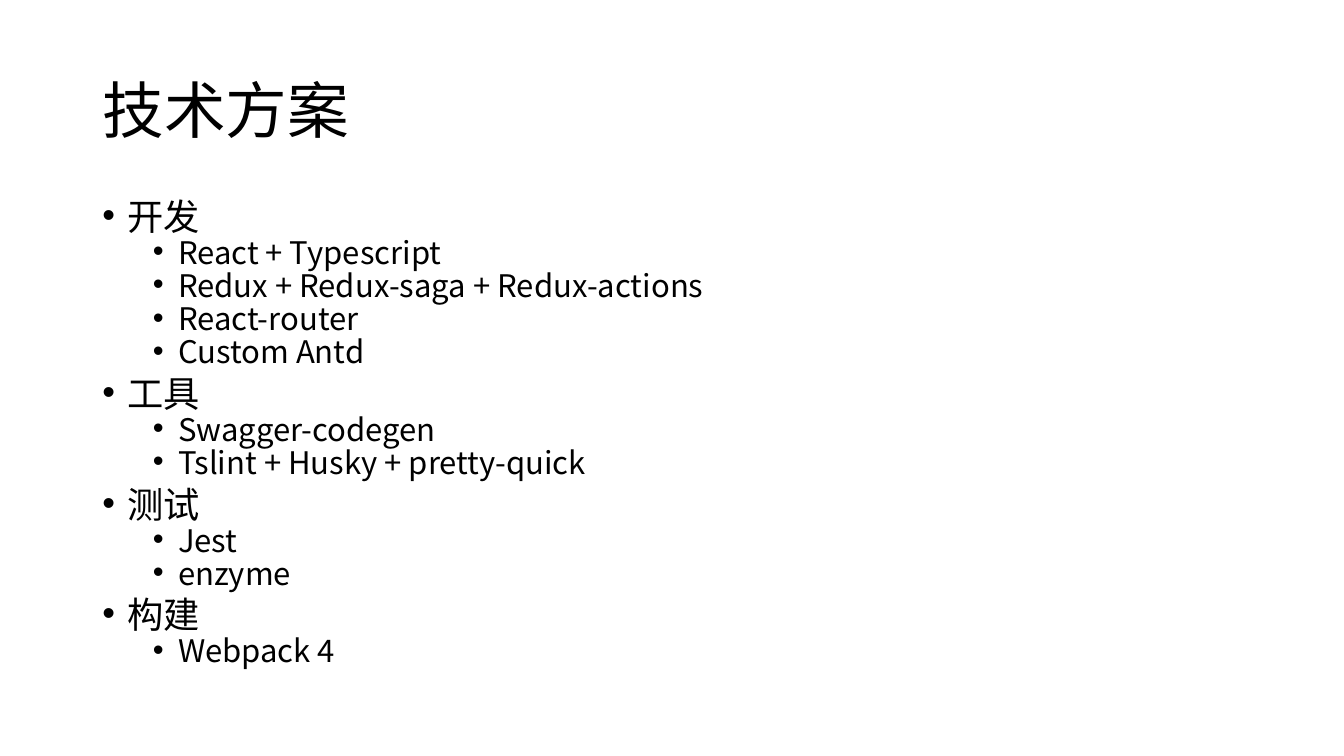
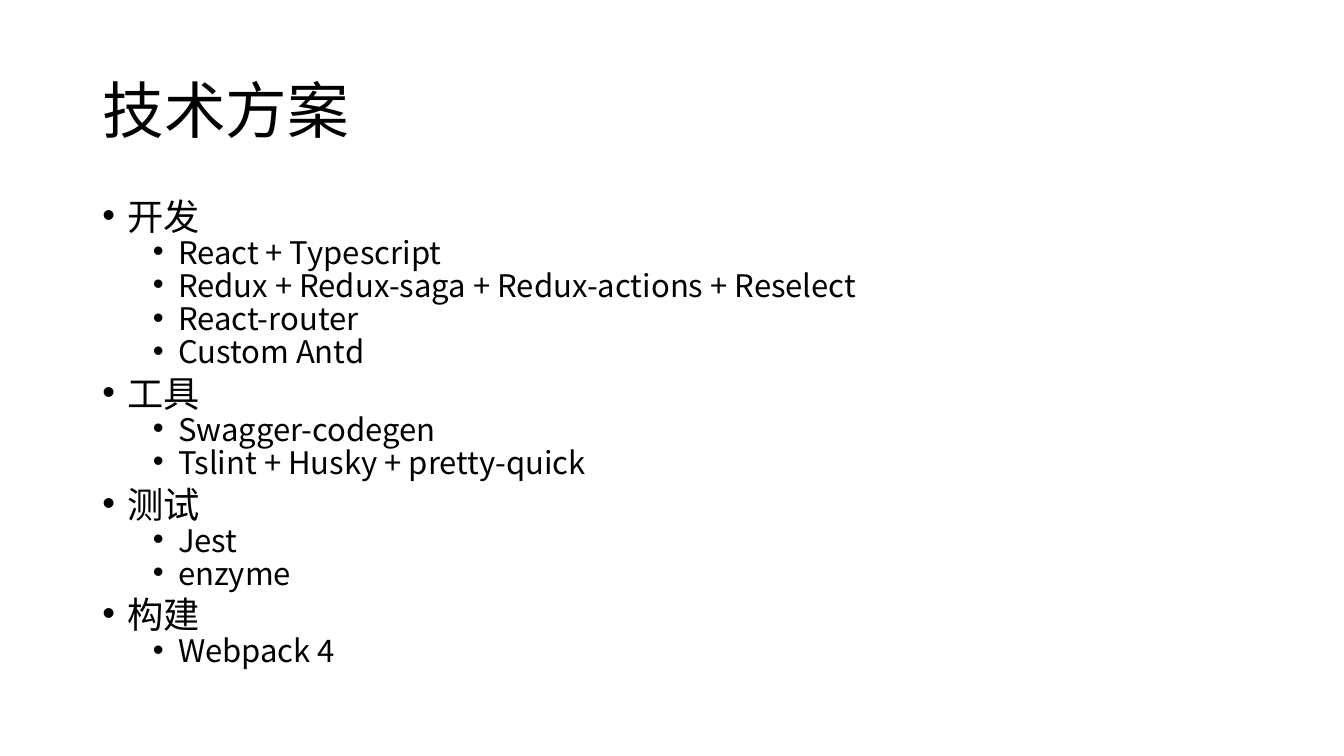
Before and after one commit to gogoyqj/xABC, a slide deck: slide 2 of 二.tkit/Tkit.pptx. Drawn at 1344x756 pixels with LibreOffice and Linux fonts; fonts in the diff are those of the drawing. Boxes give left, top, right and bottom in pixels: in the first picture for what was removed or moved away, otherwise in the second. Text is boxed around its words. In the diff, an @@ line names an element or a change of style, - is before the commit and + after.

```diff
--- a/二.tkit/Tkit.pptx
+++ b/二.tkit/Tkit.pptx
@@ text at (x1=178, y1=266, x2=857, y2=305): text changed @@
-  • Redux + Redux-saga + Redux-actions
+  • Redux + Redux-saga + Redux-actions + Reselect
```
Also in this commit, not shown: 1 other file.
